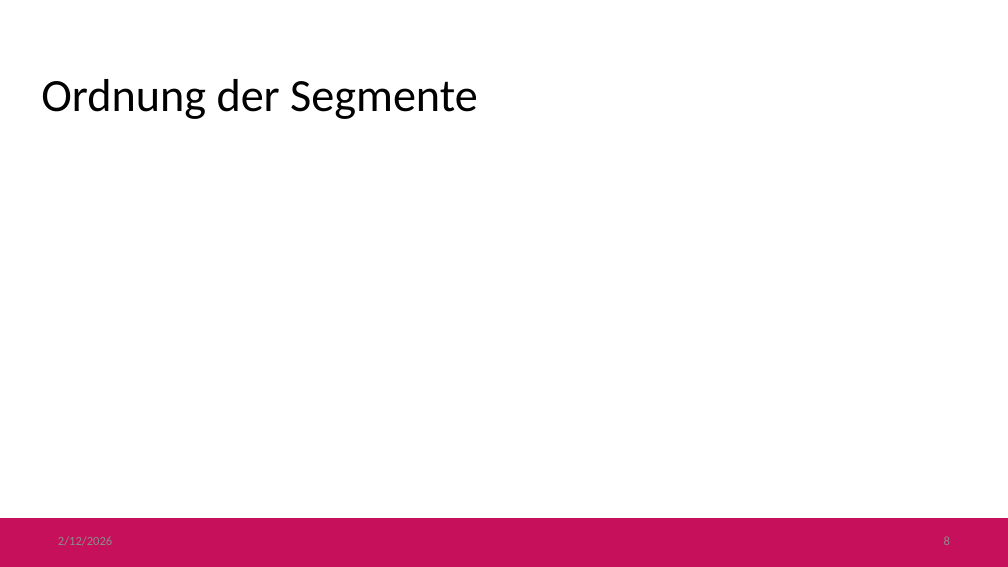
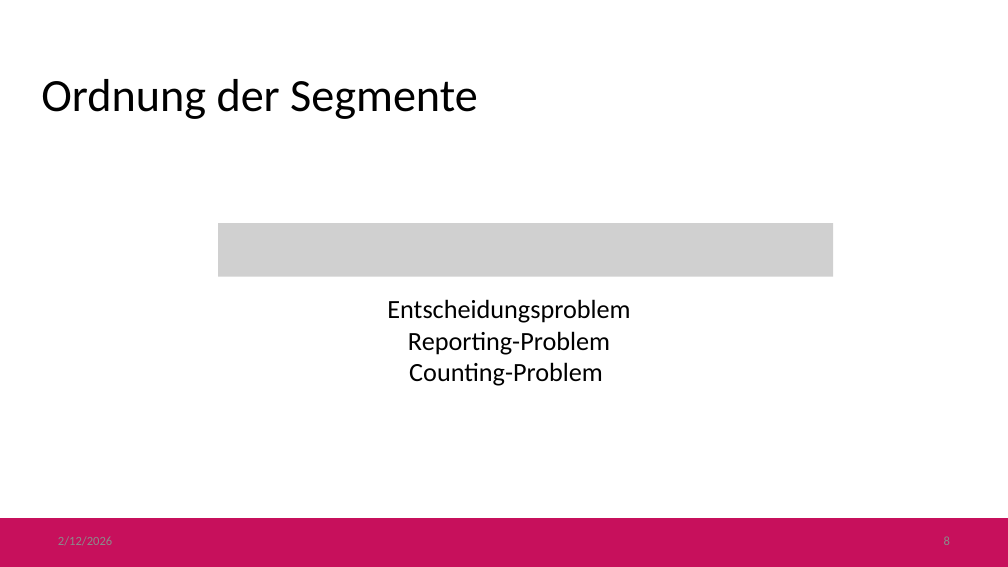
Before and after one commit to alexkhr22/seminar-theorie-bentley-ws2526, a slide deck: slide 8 of Bentley Ottmann.pptx. Drawn at 1008x567 pixels with LibreOffice and Linux fonts; fonts in the diff are those of the drawing; grey boxes stand for pictures; background and template pictures are left out. Boxes give left, top, right and bottom in pixels: in the first picture for what was removed or moved away, otherwise in the second. Text is boxed around its words. In the diff, an @@ line names an element or a change of style, - is before the commit and + after.

```diff
--- a/Bentley Ottmann.pptx
+++ b/Bentley Ottmann.pptx
@@ picture added at bbox=[219, 223, 834, 277] @@
@@ text added at bbox=[387, 299, 630, 386], 25 pt, text #000000 @@
+Entscheidungsproblem
+Reporting-Problem
+Counting-Problem
```
Also in this commit, not shown: 1 other slide changed.
